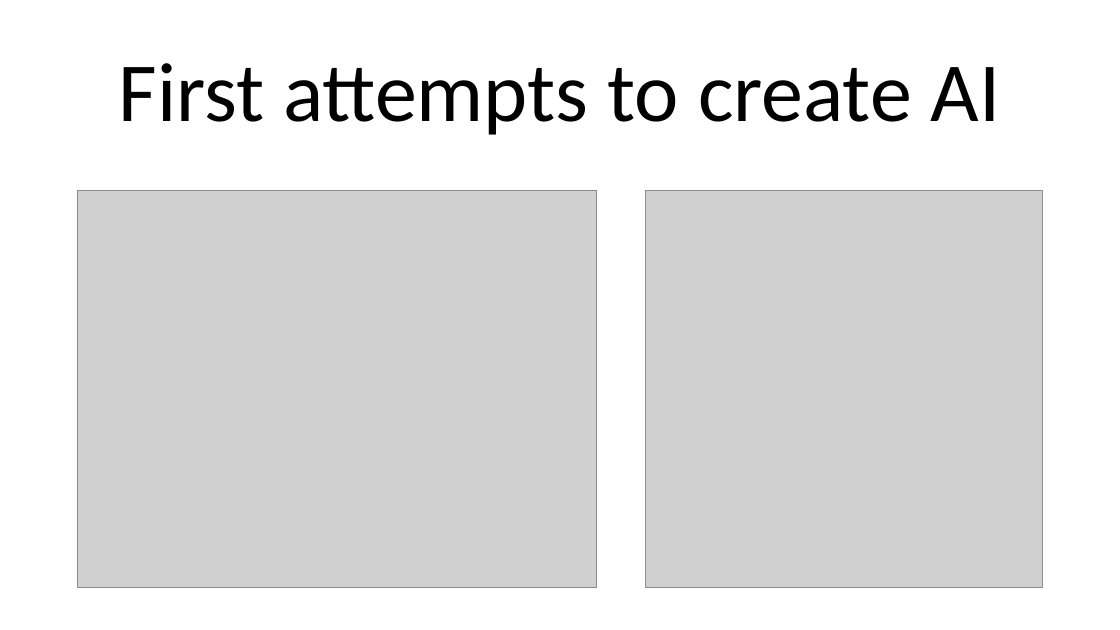
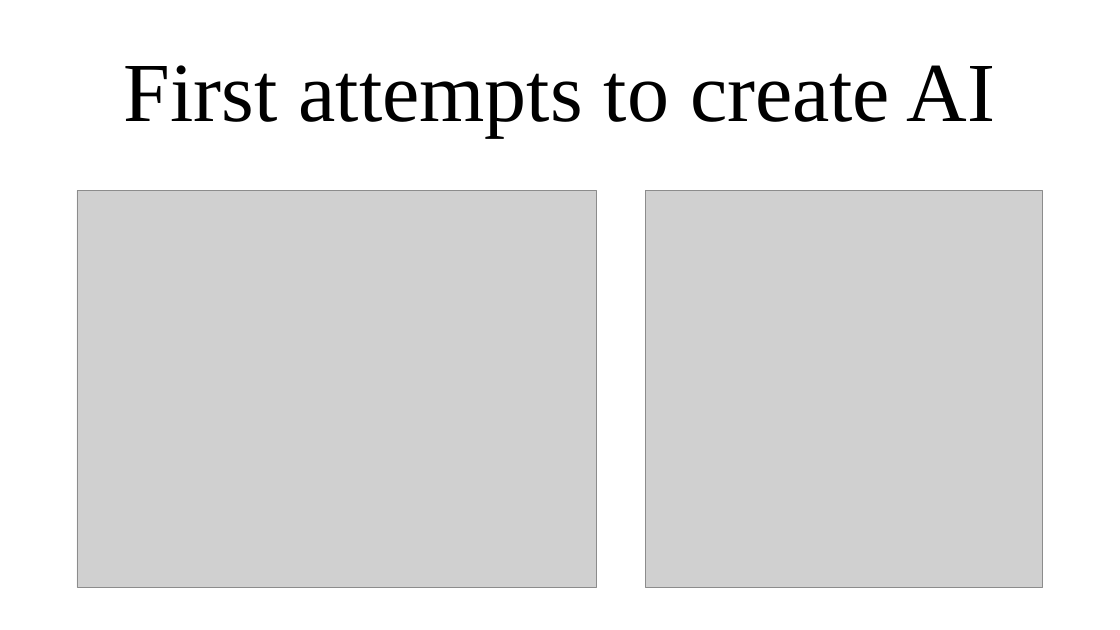
Before and after one commit to KeroDeep/Education, a slide deck: slide 3 of Novosibirsk_State_University/Английский язык/7 семестр/Homework/Digital technologies.pptx. Drawn at 1120x630 pixels with LibreOffice and Linux fonts; fonts in the diff are those of the drawing; grey boxes stand for pictures. Boxes give left, top, right and bottom in pixels: in the first picture for what was removed or moved away, otherwise in the second. Text is boxed around its words. In the diff, an @@ line names an element or a change of style, - is before the commit and + after.

```diff
--- a/Novosibirsk_State_University/Английский язык/7 семестр/Homework/Digital technologies.pptx
+++ b/Novosibirsk_State_University/Английский язык/7 семестр/Homework/Digital technologies.pptx
@@ title "First attempts to create AI" at (124,65,995,137): font Calibri to Times New Roman @@
```
Also in this commit, not shown: 5 other slides changed, 1 slide added, 7 other files.
